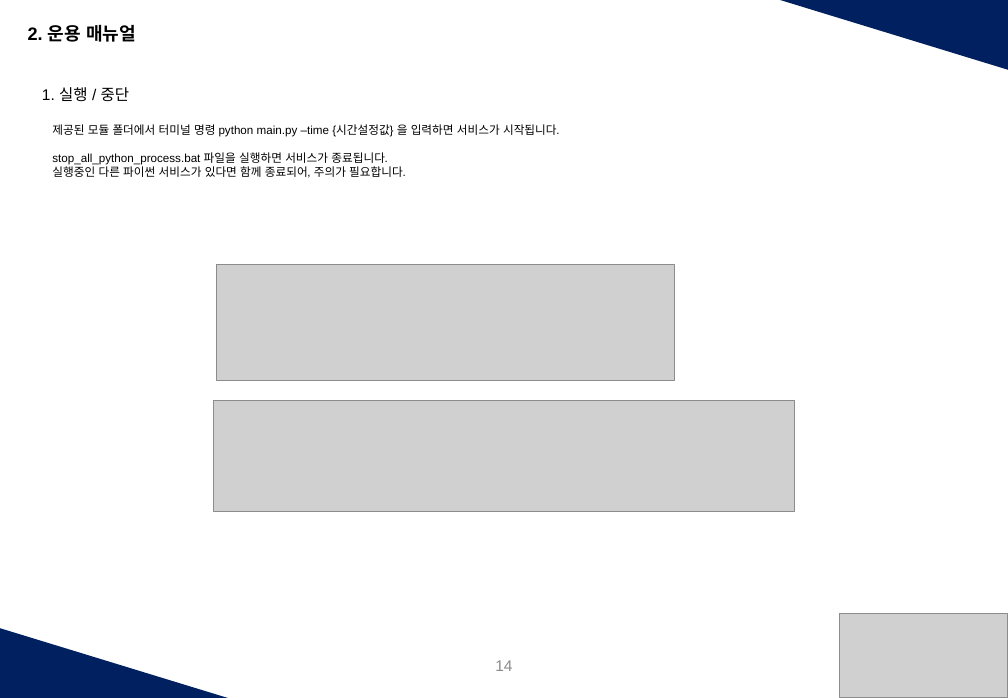
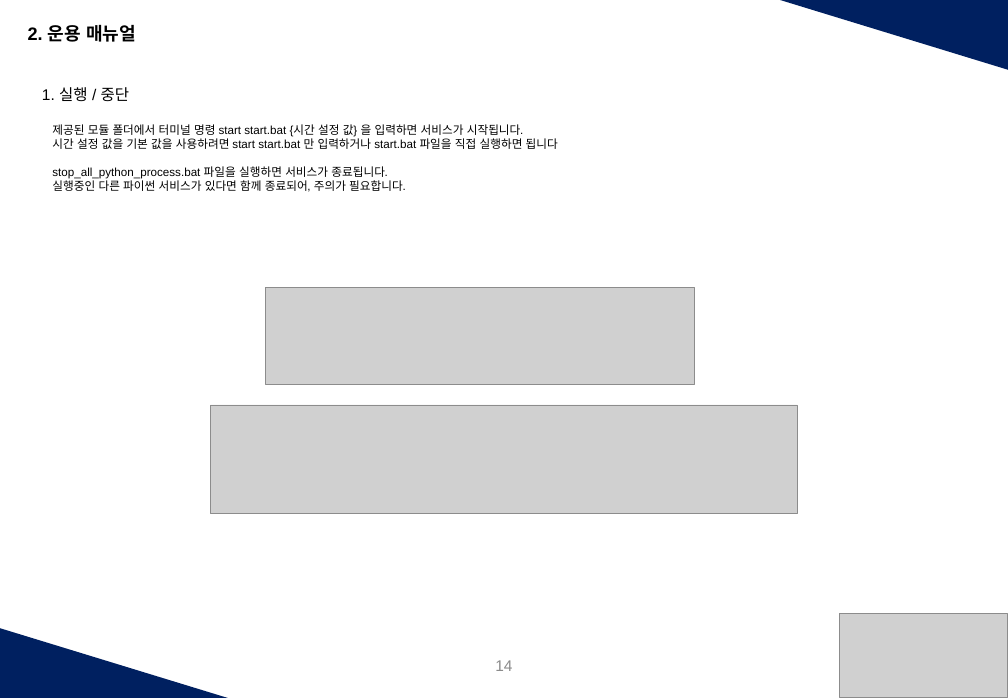
Before and after one commit to handalab01kim/nodetest, a slide deck: slide 14 of release/웹캠녹화매뉴얼_Handalab_ver1.1.pptx. Drawn at 1008x698 pixels with LibreOffice and Linux fonts; fonts in the diff are those of the drawing; grey boxes stand for pictures. Boxes give left, top, right and bottom in pixels: in the first picture for what was removed or moved away, otherwise in the second. Text is boxed around its words. In the diff, an @@ line names an element or a change of style, - is before the commit and + after.

Commit message:
time 선택적 입력(%1) bat 파일 추가

```diff
--- a/release/웹캠녹화매뉴얼_Handalab_ver1.1.pptx
+++ b/release/웹캠녹화매뉴얼_Handalab_ver1.1.pptx
@@ text at (52,124,558,149): text changed @@
-제공된 모듈 폴더에서 터미널 명령 python main.py –time {시간설정값} 을 입력하면 서비스가 시작됩니다.
+제공된 모듈 폴더에서 터미널 명령 start start.bat {시간 설정 값} 을 입력하면 서비스가 시작됩니다.
+시간 설정 값을 기본 값을 사용하려면 start start.bat 만 입력하거나 start.bat 파일을 직접 실행하면 됩니다
@@ picture: place and size @@
-picture at (217,264,675,380)
+picture at (266,288,694,384)
@@ picture: place and size @@
-picture at (213,400,795,511)
+picture at (211,405,798,514)
```
Also in this commit, not shown: 2 other files.
